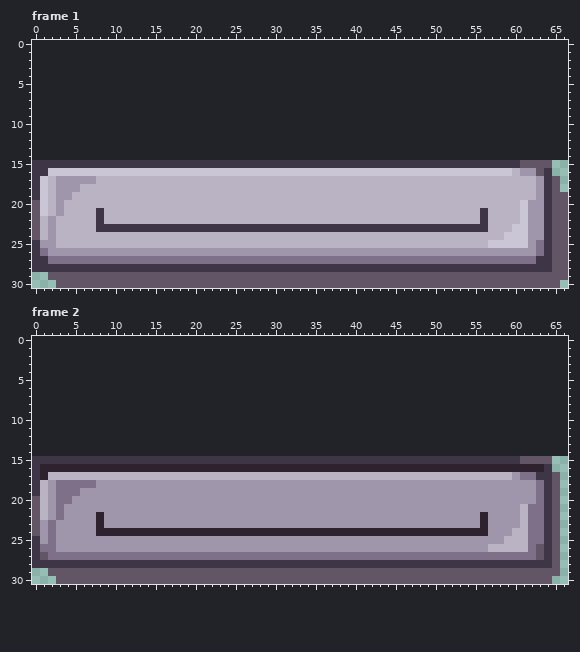
Pixel-art file -- games/Phaser-Snake-Game/public/assets/HowToCards/tutorial_SPACE.aseprite. This is how it looked before the edit.
67x16 pixels, 3 frames. Shown: frame 1, frame 2. The old version is drawn lined up with the new one, on the new canvas. The commit also changed other frames, which this record leaves out.
And afterwards:
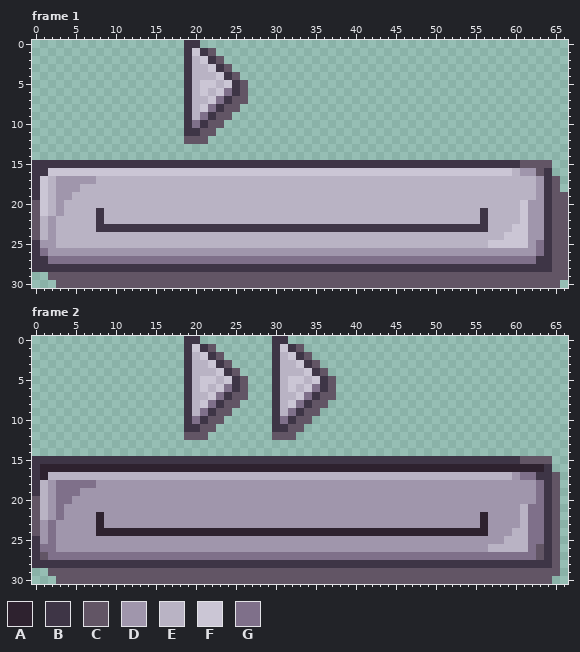
Palette (. is transparent): A #2e222f  B #3e3546  C #625565  D #a096ac  E #b9b3c4  F #cbc6d5  G #7f708a
Diff:
canvas 67x16 -> 67x31, the old top-left corner now at 0,15
Frame 1:
y 0: x 19..20 .. -> BB
y 1: x 19..22 .... -> BFBC
y 2: x 19..23 ..... -> BEFBC
y 3: x 19..24 ...... -> BEEFBC
y 4: x 19..25 ....... -> BEEEFBC
y 5: x 19..26 ........ -> BEFFEFBC
y 6: x 19..26 ........ -> BEFEFGBC
y 7: x 19..26 ........ -> BEEFGBCC
y 8: x 19..25 ....... -> BEFGBCC
y 9: x 19..24 ...... -> BEGBCC
y 10: x 19..23 ..... -> BGBCC
y 11: x 19..22 .... -> BBCC
y 12: x 19..21 ... -> CCC
Frame 2:
y 0: x 19..20 .. -> BB; x 30..31 .. -> BB
y 1: x 19..22 .... -> BFBC; x 30..33 .... -> BFBC
y 2: x 19..23 ..... -> BEFBC; x 30..34 ..... -> BEFBC
y 3: x 19..24 ...... -> BEEFBC; x 30..35 ...... -> BEEFBC
y 4: x 19..25 ....... -> BEEEFBC; x 30..36 ....... -> BEEEFBC
y 5: x 19..26 ........ -> BEFFEFBC; x 30..37 ........ -> BEFFEFBC
y 6: x 19..26 ........ -> BEFEFGBC; x 30..37 ........ -> BEFEFGBC
y 7: x 19..26 ........ -> BEEFGBCC; x 30..37 ........ -> BEEFGBCC
y 8: x 19..25 ....... -> BEFGBCC; x 30..36 ....... -> BEFGBCC
y 9: x 19..24 ...... -> BEGBCC; x 30..35 ...... -> BEGBCC
y 10: x 19..23 ..... -> BGBCC; x 30..34 ..... -> BGBCC
y 11: x 19..22 .... -> BBCC; x 30..33 .... -> BBCC
y 12: x 19..21 ... -> CCC; x 30..32 ... -> CCC
